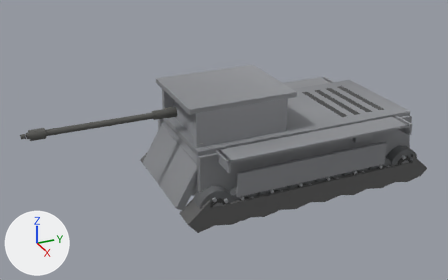
Renders of the glTF model client/assets/models/stug3.glb from each side of a commit.
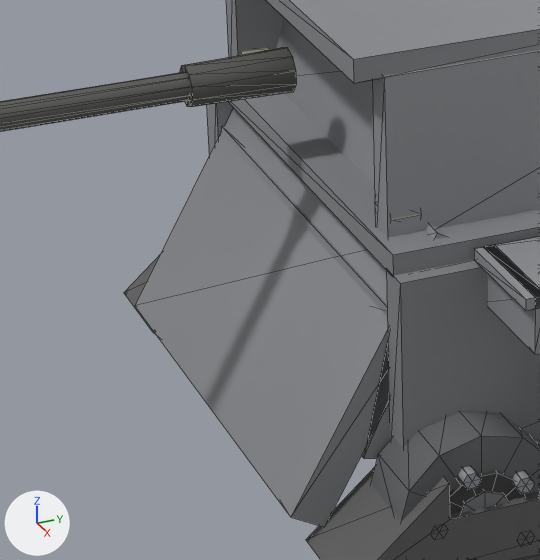
The first picture shows the older version from a camera (50 mm lens) standing at (12.97, -7.54, 7.89) and looking at (0.17, -1.78, 1.49). The close-ups show the older and then the newer version on the part from 25% to 51% of the width and 35% to 78% of the height of that picture. Only the edits that show in the close-ups are written down. The axes (+X, +Y, +Z) are drawn at lower left. The lights are the same throughout. The close-ups show mesh edges as thin lines. Where no turn or scale is listed for an object, it has been applied to the vertices. Vertices at exactly the same position are counted once.

In view in the first close-up: 'barrel', 'glacis', 'hullSide', 'hullTop', 'lowerPlate', 'mantlet', 'tracks', 'turretRoof', 'turretSide', 'wheel14'.
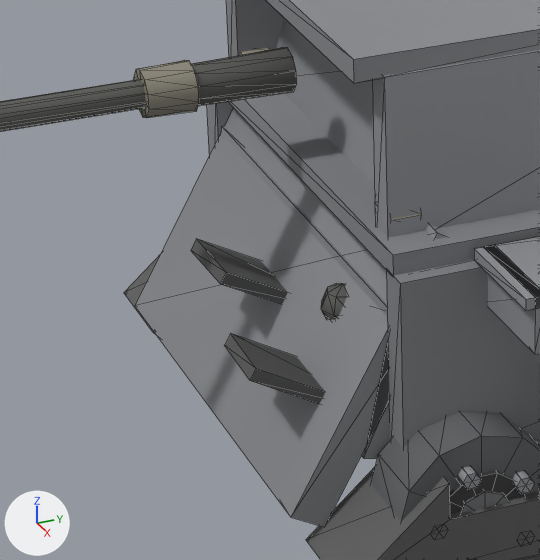
The change, as JSON lines over the scene's bpy script:
```json
{"block": "me_mesh_18", "where": "# used by ob_glacis; location = (0.0, 0.0, 0.0)"}
{"op": "remove", "block": "me_mesh_18", "code": "me_mesh_18.from_pydata(...)  # 8 vertices, 12 faces; spans x -1.28..1.28, y -3.49..-2.51, z 0.45..1.95"}
{"op": "add", "block": "me_mesh_18", "code": "me_mesh_18.from_pydata(...)  # 66 vertices, 108 faces; spans x -1.28..1.28, y -3.58..-2.0, z 0.45..1.97"}
{"block": "me_mesh_18", "change": "me_mesh_18 part 1: a new loose piece, a UV sphere (8 segments, 4 rings, poles along z) spanning x 0.59..0.83, y -3.09..-2.85, z 1.23..1.47, in mat_glacis_mat"}
{"block": "me_mesh_18", "change": "me_mesh_18 part 2: 24 vertices added at x -0.66..1.04, y -3.58..-2.74, z 0.8..1.63"}
{"block": "me_mesh_18", "change": "other edits to the shape of me_mesh_18 do not show in these pictures"}
{"block": "me_mesh_25", "where": "# used by ob_barrel; location = (0.0, -3.0, 2.375)"}
{"op": "remove", "block": "me_mesh_25", "code": "me_mesh_25.from_pydata(...)  # 96 vertices, 160 faces; spans x -0.12..0.12, y -3.52..0.04, z -0.12..0.12"}
{"op": "add", "block": "me_mesh_25", "code": "me_mesh_25.from_pydata(...)  # 120 vertices, 200 faces; spans x -0.13..0.13, y -3.52..0.04, z -0.14..0.14"}
{"block": "me_mesh_25", "change": "me_mesh_25 part 3: the loose piece of 24 vertices spanning x -0.11..0.11, y -0.51..0.04, z -0.12..0.12 is copied, and the copy is scaled about its middle by (1.15, 0.473, 1.15), then moved by (0.0, -0.38, 0.0); it spans x -0.13..0.13, y -0.75..-0.49, z -0.14..0.14"}
```

Changed parts and their boxes [x1, y1, x2, y2] in the close-ups (540 x 560 px):
```json
{"part": 1, "of": "me_mesh_18", "change": "added", "after": [321, 283, 347, 320]}
{"part": 2, "of": "me_mesh_18", "change": "added", "after": [191, 239, 325, 404]}
{"part": 3, "of": "me_mesh_25", "change": "added", "after": [134, 60, 199, 118]}
```
